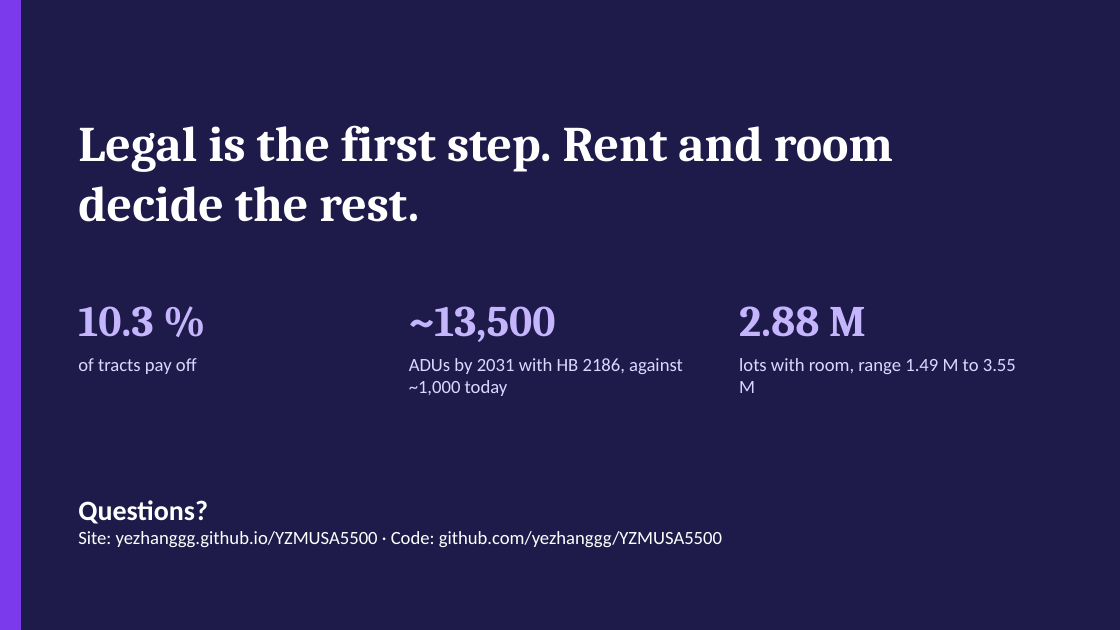
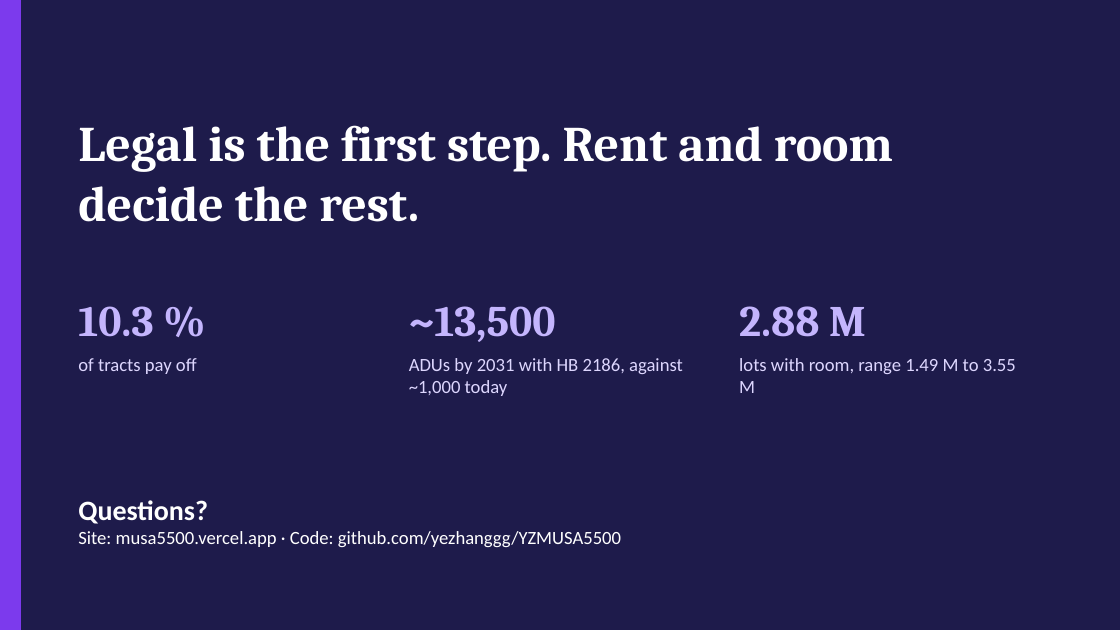
Before and after one commit to yezhanggg/YZMUSA5500, a slide deck: slide 14 of docs/talk.pptx. Drawn at 1120x630 pixels with LibreOffice and Linux fonts; fonts in the diff are those of the drawing. Boxes give left, top, right and bottom in pixels: in the first picture for what was removed or moved away, otherwise in the second. Text is boxed around its words. In the diff, an @@ line names an element or a change of style, - is before the commit and + after.

```diff
--- a/docs/talk.pptx
+++ b/docs/talk.pptx
@@ text at (x1=78, y1=531, x2=621, y2=547): text changed @@
-Site: yezhanggg.github.io/YZMUSA5500 · Code: github.com/yezhanggg/YZMUSA5500
+Site: musa5500.vercel.app · Code: github.com/yezhanggg/YZMUSA5500
```
Also in this commit, not shown: 2 other slides changed, 6 other files.
